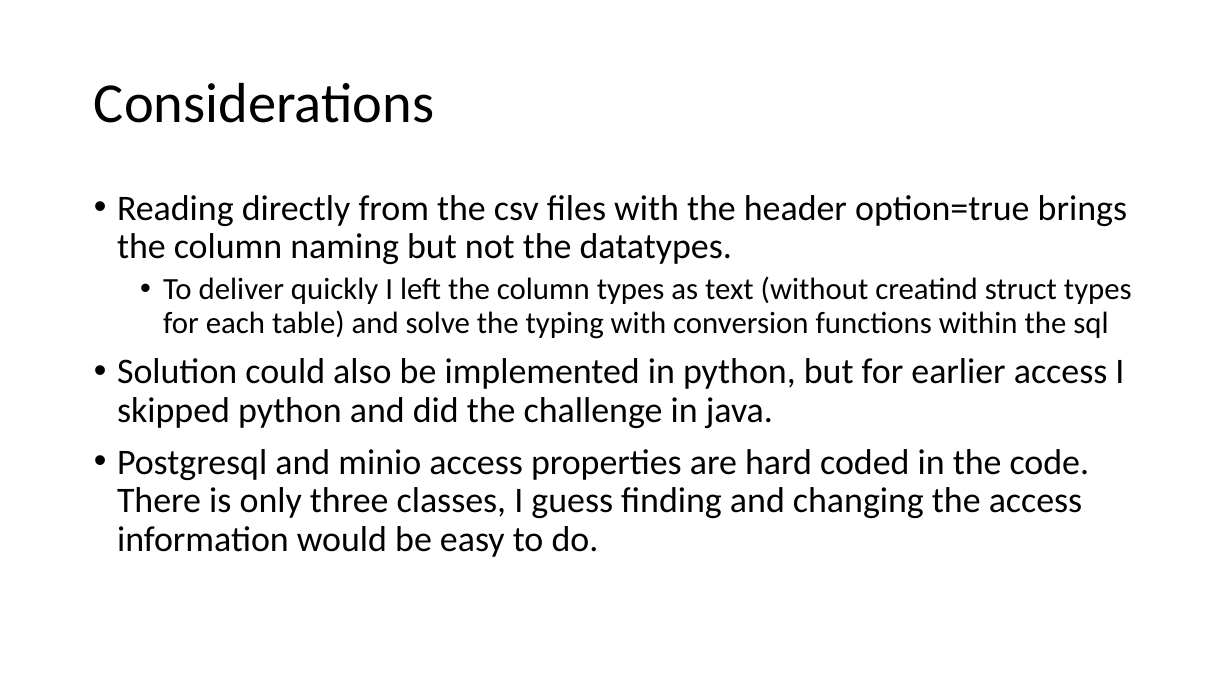
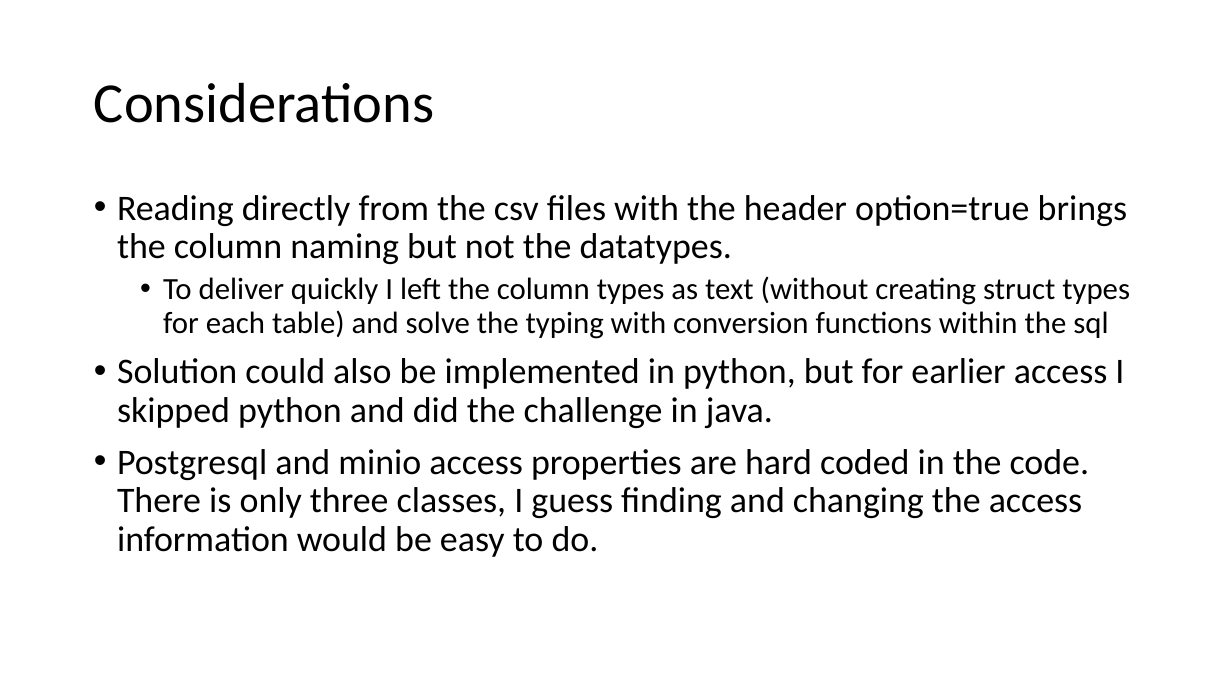
Before and after one commit to ergemp/dwh-challenge, a slide deck: slide 7 of resources/Presentation1.pptx. Drawn at 1232x693 pixels with LibreOffice and Linux fonts; fonts in the diff are those of the drawing. Boxes give left, top, right and bottom in pixels: in the first picture for what was removed or moved away, otherwise in the second. Text is boxed around its words. In the diff, an @@ line names an element or a change of style, - is before the commit and + after.

Commit message:
final

```diff
--- a/resources/Presentation1.pptx
+++ b/resources/Presentation1.pptx
@@ text at [163,276,1130,339]: text changed @@
-  • To deliver quickly I left the column types as text (without creatind struct types for each table) and solve the typing with conversion functions within the sql
+  • To deliver quickly I left the column types as text (without creating struct types for each table) and solve the typing with conversion functions within the sql
```
Also in this commit, not shown: 2 other slides changed.
